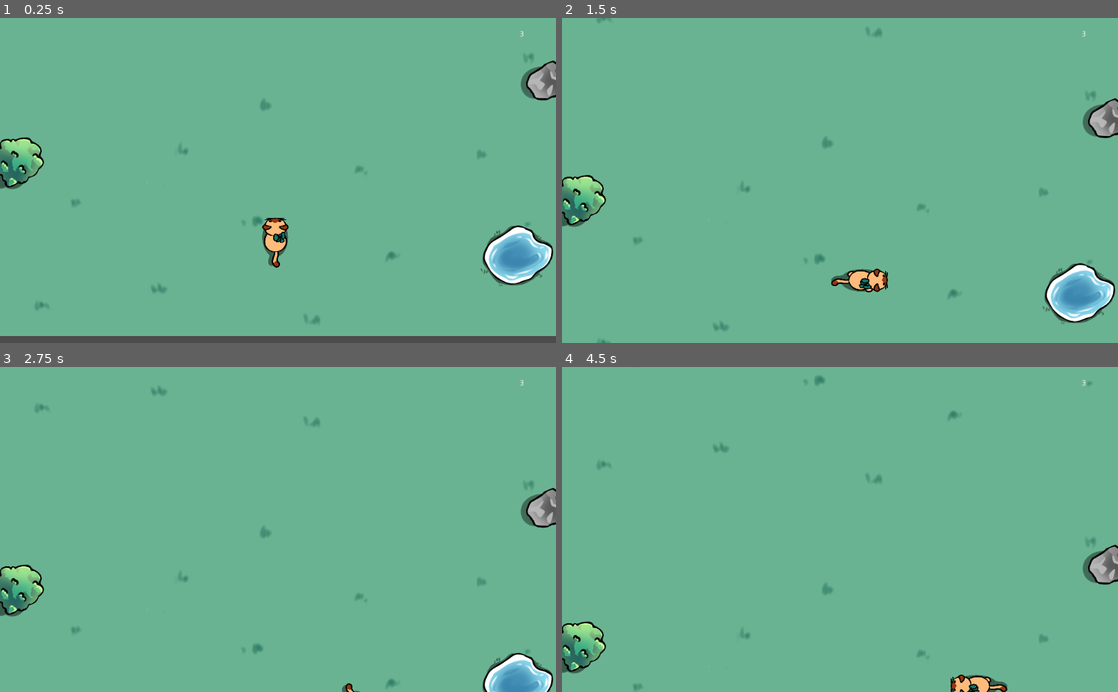
Above: before the commit, frames 1-4 (two rows, left to right).
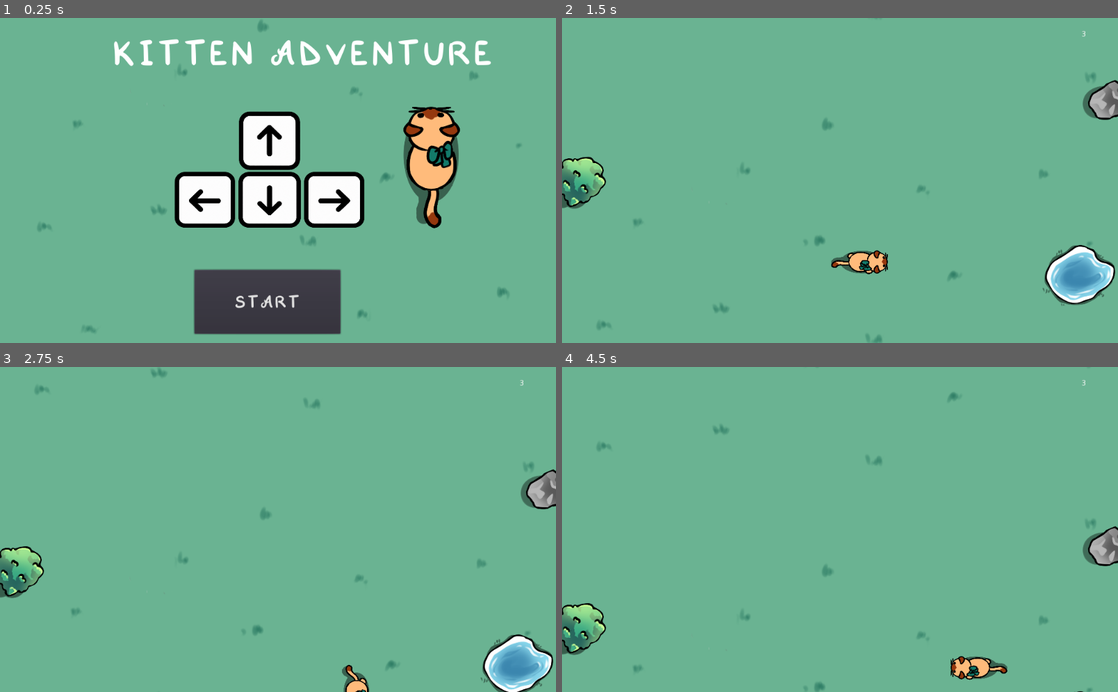
Above: after the commit, the same moments.

Repository: roxy-92/kittenAdventure
Game: Godot game, scene res://StartScreen.tscn
Two runs of this game, one before a commit and one after it. Both use one fixed random seed, a clock stepped at 60 frames per second and the inputs below. Before the commit the project starts from res://Jardin.tscn.
Inputs (mouse positions are in pixels of both pictures, inside the frame that each line leads up to):
- Up to frame 1 (0.25 s): no input
- Up to frame 2 (1.5 s): click (828, 300) at 0.5 s, where only the run after the commit has a clickable "START"; hold Right (ui_right) from 1.28 s (still down)
- Up to frame 3 (2.75 s): release Right (ui_right) at 2.03 s; hold Down (ui_down) from 2.03 s (still down)
- Up to frame 4 (4.5 s): release Down (ui_down) at 2.78 s; hold Right (ui_right) 2.78-3.53 s; hold Up (ui_up) 3.53-4.28 s; hold Left (ui_left) from 4.28 s (still down)

The runs differ from the first frame. In frame 1, 24% of the frame differs, in the area x 0-100%, y 0-100%; in frame 2, 6.0%; in frame 3, 4.7%; in frame 4, 3.7%.

Commit message:
Add start screen and start button

Diff:
--- /dev/null
+++ b/StartScreen.gd
@@ -0,0 +1,19 @@
+extends Node
+
+# class member variables go here, for example:
+# var a = 2
+# var b = "textvar"
+
+func _ready():
+	# Called when the node is added to the scene for the first time.
+	# Initialization here
+	pass
+
+#func _process(delta):
+#	# Called every frame. Delta is time since last frame.
+#	# Update game logic here.
+#	pass
+
+
+func _on_StartButton_pressed():
+	get_tree().change_scene("res://Jardin.tscn")
--- /dev/null
+++ b/StartScreen.tscn
@@ -0,0 +1,139 @@
+[gd_scene load_steps=8 format=2]
+
+[ext_resource path="res://StartScreen.gd" type="Script" id=1]
+[ext_resource path="res://Sprites/bg.png" type="Texture" id=2]
+[ext_resource path="res://Sprites/idle.png" type="Texture" id=3]
+[ext_resource path="res://Sprites/arrow_keys.png" type="Texture" id=4]
+[ext_resource path="res://Sprites/roxyfont.ttf" type="DynamicFontData" id=5]
+
+[sub_resource type="DynamicFont" id=1]
+
+size = 100
+use_mipmaps = false
+use_filter = false
+font_data = ExtResource( 5 )
+_sections_unfolded = [ "Font", "Settings" ]
+
+[sub_resource type="DynamicFont" id=2]
+
+size = 50
+use_mipmaps = false
+use_filter = false
+font_data = ExtResource( 5 )
+_sections_unfolded = [ "Font", "Settings" ]
+
+[node name="StartScreen" type="Control" index="0"]
+
+anchor_left = 0.0
+anchor_top = 0.0
+anchor_right = 0.0
+anchor_bottom = 0.0
+margin_left = 499.0
+margin_top = 15.0
+margin_right = 830.0
+margin_bottom = 170.0
+rect_pivot_offset = Vector2( 0, 0 )
+rect_clip_content = false
+mouse_filter = 0
+mouse_default_cursor_shape = 0
+size_flags_horizontal = 1
+size_flags_vertical = 1
+script = ExtResource( 1 )
+
+[node name="Background" type="TextureRect" parent="." index="0"]
+
+anchor_left = 0.0
+anchor_top = 0.0
+anchor_right = 0.0
+anchor_bottom = 0.0
+margin_left = -500.0
+margin_top = -173.0
+margin_right = 550.0
+margin_bottom = 713.0
+rect_pivot_offset = Vector2( 0, 0 )
+rect_clip_content = false
+mouse_filter = 1
+mouse_default_cursor_shape = 0
+size_flags_horizontal = 1
+size_flags_vertical = 1
+texture = ExtResource( 2 )
+_sections_unfolded = [ "Hint" ]
+
+[node name="Sprite" type="Sprite" parent="." index="1"]
+
+position = Vector2( 297.316, 261.604 )
+scale = Vector2( 0.4, 0.4 )
+texture = ExtResource( 3 )
+_sections_unfolded = [ "Transform" ]
+
+[node name="ArrowKeys" type="TextureRect" parent="." index="2"]
+
+anchor_left = 0.0
+anchor_top = 0.0
+anchor_right = 0.0
+anchor_bottom = 0.0
+margin_left = -233.0
+margin_top = 112.0
+margin_right = 1303.0
+margin_bottom = 1136.0
+rect_scale = Vector2( 0.3, 0.3 )
+rect_pivot_offset = Vector2( 0, 0 )
+rect_clip_content = false
+mouse_filter = 1
+mouse_default_cursor_shape = 0
+size_flags_horizontal = 1
+size_flags_vertical = 1
+texture = ExtResource( 4 )
+_sections_unfolded = [ "Rect" ]
+
+[node name="Title" type="Label" parent="." index="3"]
+
+anchor_left = 0.0
+anchor_top = 0.0
+anchor_right = 0.0
+anchor_bottom = 0.0
+margin_left = -294.0
+margin_top = 7.0
+margin_right = 411.0
+margin_bottom = 92.0
+rect_pivot_offset = Vector2( 0, 0 )
+rect_clip_content = false
+mouse_filter = 2
+mouse_default_cursor_shape = 0
+size_flags_horizontal = 1
+size_flags_vertical = 4
+custom_fonts/font = SubResource( 1 )
+text = "KITTEN ADVENTURE"
+percent_visible = 1.0
+lines_skipped = 0
+max_lines_visible = -1
+_sections_unfolded = [ "Rect", "custom_fonts" ]
+
+[node name="StartButton" type="Button" parent="." index="4"]
+
+anchor_left = 0.0
+anchor_top = 0.0
+anchor_right = 0.0
+anchor_bottom = 0.0
+margin_left = -141.0
+margin_top = 450.0
+margin_right = 128.0
+margin_bottom = 568.0
+rect_pivot_offset = Vector2( 0, 0 )
+rect_clip_content = false
+focus_mode = 2
+mouse_filter = 0
+mouse_default_cursor_shape = 0
+size_flags_horizontal = 1
+size_flags_vertical = 1
+custom_fonts/font = SubResource( 2 )
+toggle_mode = false
+enabled_focus_mode = 2
+shortcut = null
+group = null
+text = "START"
+flat = false
+align = 1
+_sections_unfolded = [ "custom_fonts" ]
+
+[connection signal="pressed" from="StartButton" to="." method="_on_StartButton_pressed"]
--- a/gatito.gd
+++ b/gatito.gd
@@ -34,7 +34,7 @@
 	limit_down = screen_size.y - limit_plus
 	limit_up = limit_plus
 	limit_left = limit_plus
-	limit_right = screen_size.x - limit_plus
+	limit_right = 1024 - limit_plus
 	# Se reinicia la posición del gatito al comenzar
 	self.position =  Vector2(512,400)
 	set_process(true)
--- a/project.godot
+++ b/project.godot
@@ -11,7 +11,7 @@
 [application]
 
 config/name="Demo_Kitten"
-run/main_scene="res://Jardin.tscn"
+run/main_scene="res://StartScreen.tscn"
 config/icon="res://icon.png"
 
 [rendering]
Binary file added: Sprites/arrow_keys.png
Not shown, added: Sprites/arrow_keys.png.import
Not shown, added: Sprites/preview.png.import
Binary file added: Sprites/roxyfont.ttf
Binary file added: export_web/Demo_Kitten.png
Not shown, added: export_web/Demo_Kitten.png.import
Not shown, added: export_web/Demo_Kitten.js
Not shown, added: export_web/Demo_Kitten.pck
Not shown, added: export_web/Demo_Kitten.wasm
Not shown, added: export_web/index.html
Not shown, added: export_web/kitten-adventure-web.zip
